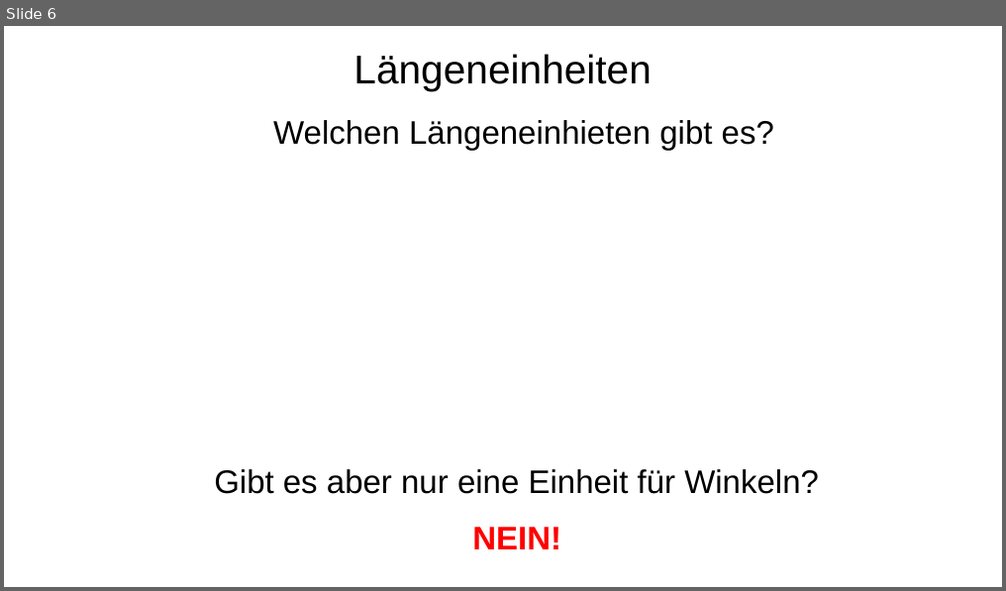
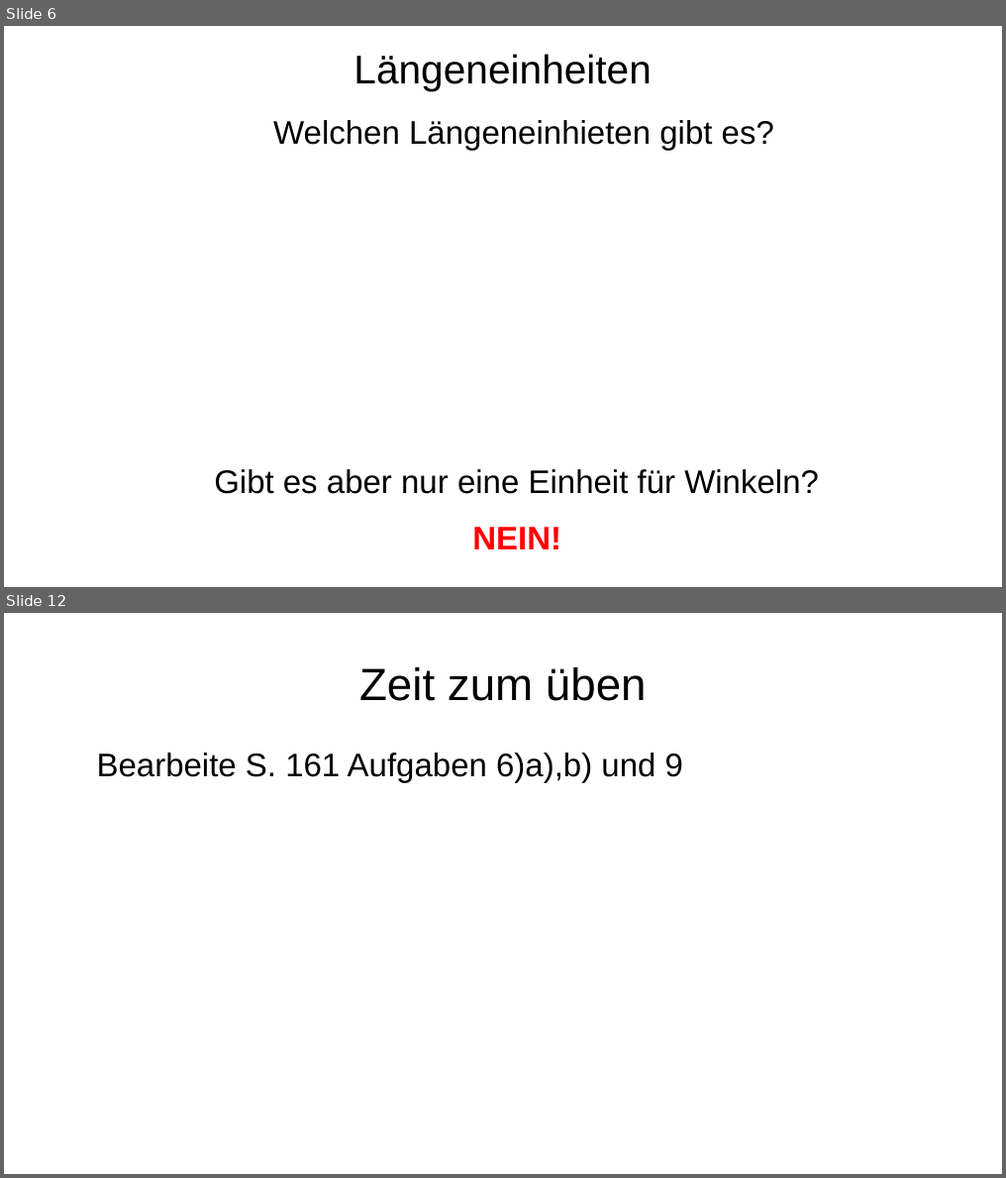
Before and after one commit to bearums/teaching, a slide deck: B5/Mathe/2024/D12/Sinus_funktion/02/pres.odp. Shown one above the other, each under a label of ours: slide 6 before the commit, slides 6 and 12 after it; the slides between them are not shown. The pictures are 1006x591 and 1006x1178 pixels, drawn with LibreOffice and Linux fonts; fonts in the diff are those of the drawing. Boxes give left, top, right and bottom in pixels: in the first picture for what was removed or moved away, otherwise in the second. Text is boxed around its words. In the diff, an @@ line names an element or a change of style, - is before the commit and + after.

```diff
--- a/B5/Mathe/2024/D12/Sinus_funktion/02/pres.odp
+++ b/B5/Mathe/2024/D12/Sinus_funktion/02/pres.odp
@@ slide 12 added at bbox=[4, 613, 1002, 1174], background #FFFFFF @@
@@ title added at bbox=[359, 667, 647, 701], 36 pt, text #000000 @@
+Zeit zum üben
@@ text added at bbox=[97, 753, 683, 783], 26 pt, text #000000 @@
+Bearbeite S. 161 Aufgaben 6)a),b) und 9
```
Also in this commit, not shown: 2 slides changed, 8 other slides added, 5 slides removed, 10 other files.
